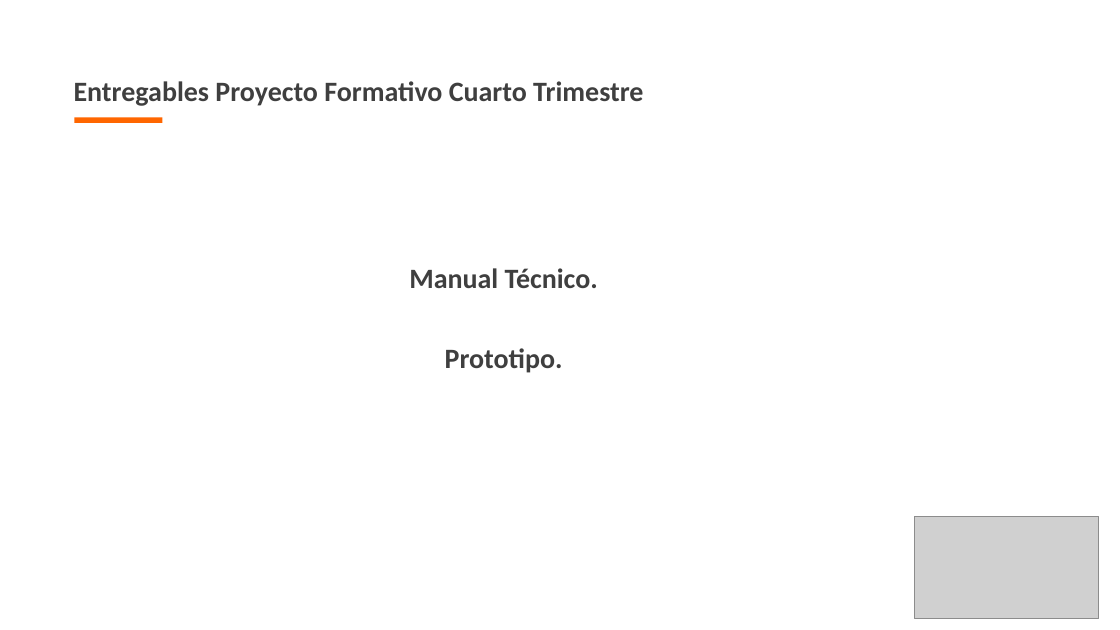
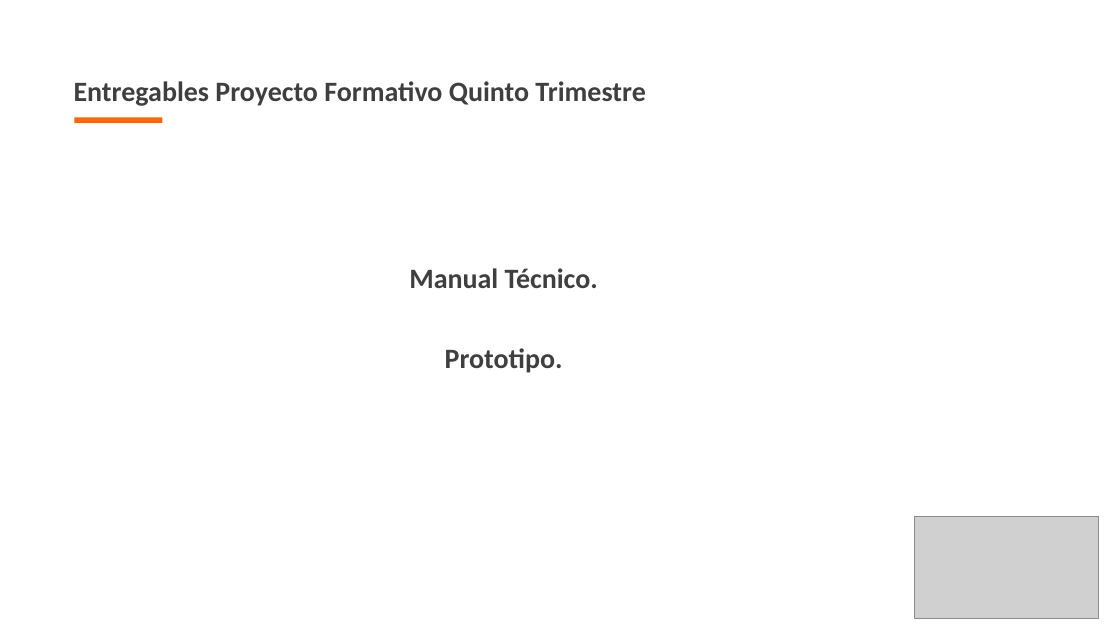
Before and after one commit to andresrcp/proyecto_ADSI, a slide deck: slide 17 of proy_formativo/documentacion/1er_Trim/1_Presentación_Sustentacion.pptx. Drawn at 1120x630 pixels with LibreOffice and Linux fonts; fonts in the diff are those of the drawing; grey boxes stand for pictures; background and template pictures are left out. Boxes give left, top, right and bottom in pixels: in the first picture for what was removed or moved away, otherwise in the second. Text is boxed around its words. In the diff, an @@ line names an element or a change of style, - is before the commit and + after.

Commit message:
presentación

```diff
--- a/proy_formativo/documentacion/1er_Trim/1_Presentación_Sustentacion.pptx
+++ b/proy_formativo/documentacion/1er_Trim/1_Presentación_Sustentacion.pptx
@@ text at [74, 81, 645, 106]: text changed @@
-Entregables Proyecto Formativo Cuarto Trimestre
+Entregables Proyecto Formativo Quinto Trimestre
```
Also in this commit, not shown: 1 other slide changed, 1 other file.
